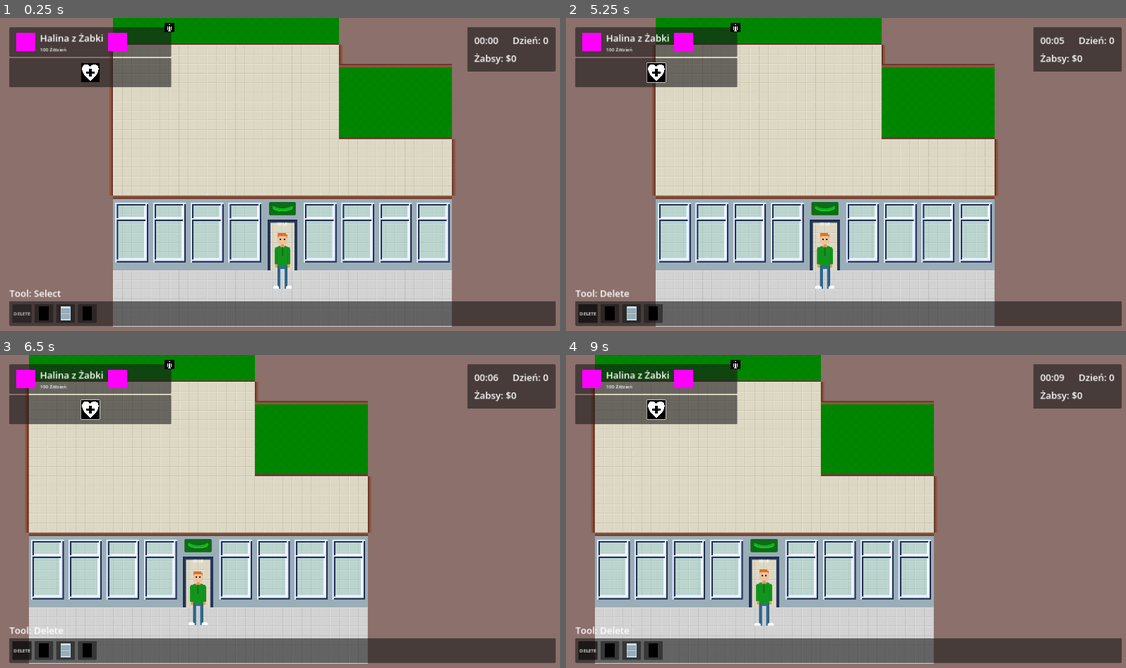
Above: before the commit, frames 1-4 (two rows, left to right).
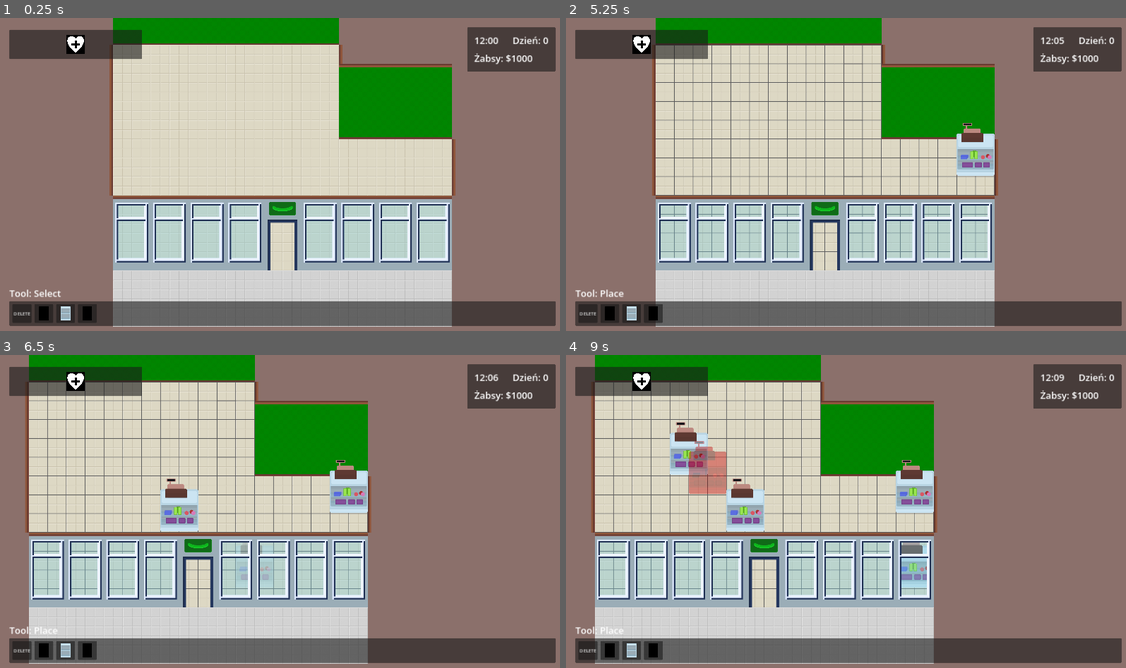
Above: after the commit, the same moments.

Repository: baransu/krakjam2024
Game: Godot game, scene res://game.tscn
Two runs of this game, one before a commit and one after it. Both use one fixed random seed, a clock stepped at 60 frames per second and the inputs below.
Inputs (mouse positions are in pixels of both pictures, inside the frame that each line leads up to; where the layout moved, square brackets give the same spot in the first picture):
- Up to frame 1 (0.25 s): no input
- Up to frame 2 (5.25 s): click (644, 43) at 0.52 s; click (700, 43) [734, 27] at 1.25 s; click (655, 71) at 2.02 s; click (610, 312) at 2.75 s; click (633, 312) at 3.5 s; click (655, 312) at 4.25 s; tap Enter at 5 s; move the mouse to (974, 161) at 5.02 s; hold D (move_right) from 5.03 s (still down); click (974, 161) at 5.17 s
- Up to frame 3 (6.5 s): release D (move_right) at 5.75 s; drag from (168, 530) to (252, 577) at 5.77 s
- Up to frame 4 (9 s): move the mouse to (907, 442) at 6.52 s; hold D (move_right) 6.53-7.25 s; click (907, 442) at 6.67 s; drag from (818, 577) to (678, 464) at 7.27 s; move the mouse to (1019, 561) at 8.02 s; hold A (move_left) 8.03-8.75 s; click (1019, 561) at 8.17 s; drag from (678, 464) to (762, 514) at 8.77 s

The runs differ from the first frame. In frame 1, 4.7% of the frame differs, in the area x 1-96%, y 1-87%; in frame 2, 8.2%; in frame 3, 8.7%; in frame 4, 11%, in the area x 1-96%, y 1-90%.

Commit message:
feat: fire/hire

Diff:
--- a/HUD.gd
+++ b/HUD.gd
@@ -4,15 +4,38 @@
 @onready var money_label: Label = %MoneyLabel
 @onready var time_label: Label = %TimeLabel
 @onready var day_label: Label = %DayLabel
+@onready var hire_button: Button = %HireButton
+@onready var staff_container: Container = %StaffContainer
+@onready var hire_panel: Panel = %HirePanel
+
+@export var staff_panel_scene: PackedScene
+
+var max_staff = 3
+var hire_cost = 100
+@export var staff_list: Array[StaffRes] = []
 
 
 func _ready():
+	hire_button.pressed.connect(on_hire)
 	GameState.tool_changed.connect(update_tool_ui)
 	GameState.money_changed.connect(update_money_ui)
 	GameState.seconds_elapsed_changed.connect(update_time_ui)
+	GameState.staff_changed.connect(update_staff_ui)
 	update_tool_ui()
 	update_money_ui(0)
 	update_time_ui()
+	update_staff_ui()
+
+
+func on_hire() -> void:
+	var staff_members = get_tree().get_nodes_in_group("staff")
+	if staff_members.size() >= max_staff:
+		return
+
+	var spawner = get_tree().get_first_node_in_group("staff_spawner")
+	staff_list.shuffle()
+	var res = staff_list[0]
+	spawner.spawn_staff(res)
 
 
 func update_tool_ui() -> void:
@@ -36,6 +59,28 @@
 	day_label.text = "Dzień: " + str(floori(GameState.seconds_elapsed / (60.0 * 24)))
 
 
+func update_staff_ui() -> void:
+	var staff_members = get_tree().get_nodes_in_group("staff")
+
+	for child in staff_container.get_children():
+		child.queue_free()
+
+	for staff_member in staff_members:
+		var staff_panel: StaffPanel = staff_panel_scene.instantiate()
+		staff_container.add_child(staff_panel)
+		staff_panel.set_staff_member(staff_member)
+
+	if staff_members.size() >= max_staff || staff_list.size() == 0:
+		hire_panel.hide()
+	else:
+		hire_panel.show()
+
+	if GameState.money < hire_cost:
+		hire_button.disabled = true
+	else:
+		hire_button.disabled = false
+
+
 func format_seconds_elapsed(seconds_elapsed: int) -> String:
 	var seconds = seconds_elapsed % 60
 	var s = str(seconds)
--- a/buildings/checkout.tscn
+++ b/buildings/checkout.tscn
@@ -13,10 +13,8 @@
 
 [node name="Checkout" type="Node2D"]
 script = ExtResource("1_16yyo")
-max_wait_time = null
 select_material = ExtResource("2_pgep5")
 type = 1
-product = null
 
 [node name="Sprite2D" type="Sprite2D" parent="."]
 position = Vector2(32, -61.5)
--- a/buildings/hotdog.tscn
+++ b/buildings/hotdog.tscn
@@ -13,7 +13,6 @@
 
 [node name="Hotdog" type="Node2D"]
 script = ExtResource("1_w5bch")
-max_wait_time = null
 select_material = ExtResource("2_sq4ic")
 type = 1
 product = 2
--- a/buildings/shelf.tscn
+++ b/buildings/shelf.tscn
@@ -17,7 +17,6 @@
 [node name="Shelf" type="Node2D"]
 script = ExtResource("1_xkxnk")
 select_material = ExtResource("2_jfjot")
-type = null
 product = 1
 
 [node name="Sprite2D" type="Sprite2D" parent="."]
--- a/customer.gd
+++ b/customer.gd
@@ -6,7 +6,7 @@
 @onready var nav_agent: NavigationAgent2D = $NavigationAgent2D
 @onready var state_label: Label = $StateLabel
 @onready var product_sprite: Sprite2D = $ProductSprite
-@export var movement_speed: float = 100.0
+@export var movement_speed: float = 200.0
 
 var target: Building
 var target_type: Building.Type = Building.Type.CHECKOUT
--- a/customer.tscn
+++ b/customer.tscn
@@ -73,7 +73,6 @@
 collision_layer = 3
 collision_mask = 3
 script = ExtResource("1_28mxv")
-movement_speed = 300.0
 
 [node name="Sprite2D" type="Sprite2D" parent="."]
 position = Vector2(0, -98)
--- a/customer_spawn.gd
+++ b/customer_spawn.gd
@@ -19,7 +19,13 @@
 
 
 func spawn_customer() -> void:
-	if count > 0 && GameState.buildings.size() > 0:
+	var staff_count = get_tree().get_nodes_in_group("staff").size()
+	if (
+		count > 0
+		&& GameState.buildings.size() > 0
+		&& GameState.get_checkout_for_customer() != null
+		&& staff_count > 0
+	):
 		var customer: Customer = customer_scene.instantiate()
 		var pos = get_spawn_point()
 		customer.global_position = pos
--- a/game_state.gd
+++ b/game_state.gd
@@ -7,17 +7,18 @@
 signal customer_left
 signal seconds_elapsed_changed
 signal money_changed(int)
+signal staff_changed
 
 var selected: Building
 var buildings: Array[Building] = []
 
 var buildable: Buildable
-var seconds_elapsed := 0
+var seconds_elapsed := 12 * 60  # noon
 
 enum Tool { PLACE, DELETE, SELECT }
 
 var tool: Tool = Tool.SELECT
-var money = 0
+var money = 1000
 
 
 func _ready() -> void:
@@ -43,9 +44,6 @@
 func _unhandled_key_input(event):
 	if event.is_action_pressed("ui_cancel"):
 		reset_tool()
-
-	if event.is_action_pressed("tool_delete"):
-		delete_tool()
 
 
 func reset_tool() -> void:
--- a/hud.tscn
+++ b/hud.tscn
@@ -6,11 +6,19 @@
 [ext_resource type="PackedScene" uid="uid://cp8lvkxf3u6ng" path="res://ui/staff_panel.tscn" id="2_j5xho"]
 [ext_resource type="Script" path="res://ui/building_button.gd" id="2_kir6n"]
 [ext_resource type="Texture2D" uid="uid://dli5mvbw25gux" path="res://art/Sprite-0001.png" id="2_mnqpg"]
+[ext_resource type="Script" path="res://staff_res.gd" id="3_kckky"]
 [ext_resource type="Script" path="res://ui/delete_button.gd" id="3_q3tk0"]
 [ext_resource type="Resource" uid="uid://cx1bj3sfwh4y7" path="res://buildings/shelf_res.tres" id="4_70qfo"]
+[ext_resource type="Texture2D" uid="uid://cfbxp6iqj3qra" path="res://art/Sprite-0007-2.png" id="4_begqd"]
 [ext_resource type="Resource" uid="uid://cygl2nish317r" path="res://buildings/hotdog_res.tres" id="4_jk0rg"]
 [ext_resource type="Resource" uid="uid://cd5kajlna4w82" path="res://buildings/checkout_res.tres" id="6_iqtfk"]
 
+[sub_resource type="Resource" id="Resource_4bkkg"]
+script = ExtResource("3_kckky")
+texture = ExtResource("4_begqd")
+name = "Robert"
+wage = 10
+
 [sub_resource type="LabelSettings" id="LabelSettings_s7rcm"]
 font_size = 32
 
@@ -25,6 +33,8 @@
 
 [node name="HUD" type="CanvasLayer"]
 script = ExtResource("1_dqttv")
+staff_panel_scene = ExtResource("2_j5xho")
+staff_list = Array[ExtResource("3_kckky")]([SubResource("Resource_4bkkg")])
 
 [node name="MarginContainer" type="MarginContainer" parent="."]
 anchors_preset = 15
@@ -46,12 +56,22 @@
 
 [node name="VBoxContainer" type="VBoxContainer" parent="MarginContainer/VBoxContainer/HBoxContainer2"]
 layout_mode = 2
-
-[node name="StaffPanel" parent="MarginContainer/VBoxContainer/HBoxContainer2/VBoxContainer" instance=ExtResource("2_j5xho")]
+theme_override_constants/separation = 8
+
+[node name="StaffContainer" type="VBoxContainer" parent="MarginContainer/VBoxContainer/HBoxContainer2/VBoxContainer"]
+unique_name_in_owner = true
+layout_mode = 2
+theme_override_constants/separation = 8
+
+[node name="StaffPanel" parent="MarginContainer/VBoxContainer/HBoxContainer2/VBoxContainer/StaffContainer" instance=ExtResource("2_j5xho")]
+layout_mode = 2
+
+[node name="StaffPanel2" parent="MarginContainer/VBoxContainer/HBoxContainer2/VBoxContainer/StaffContainer" instance=ExtResource("2_j5xho")]
 layout_mode = 2
 
 [node name="HirePanel" type="Panel" parent="MarginContainer/VBoxContainer/HBoxContainer2/VBoxContainer"]
-custom_minimum_size = Vector2(400, 100)
+unique_name_in_owner = true
+custom_minimum_size = Vector2(450, 100)
 layout_mode = 2
 
 [node name="MarginContainer" type="MarginContainer" parent="MarginContainer/VBoxContainer/HBoxContainer2/VBoxContainer/HirePanel"]
@@ -66,14 +86,14 @@
 theme_override_constants/margin_right = 24
 theme_override_constants/margin_bottom = 24
 
-[node name="HideButton" type="Button" parent="MarginContainer/VBoxContainer/HBoxContainer2/VBoxContainer/HirePanel/MarginContainer"]
+[node name="HireButton" type="Button" parent="MarginContainer/VBoxContainer/HBoxContainer2/VBoxContainer/HirePanel/MarginContainer"]
 unique_name_in_owner = true
 custom_minimum_size = Vector2(64, 64)
 layout_mode = 2
 size_flags_horizontal = 4
 size_flags_vertical = 4
 
-[node name="TextureRect" type="TextureRect" parent="MarginContainer/VBoxContainer/HBoxContainer2/VBoxContainer/HirePanel/MarginContainer/HideButton"]
+[node name="TextureRect" type="TextureRect" parent="MarginContainer/VBoxContainer/HBoxContainer2/VBoxContainer/HirePanel/MarginContainer/HireButton"]
 layout_mode = 1
 anchors_preset = 15
 anchor_right = 1.0
--- a/level.tscn
+++ b/level.tscn
@@ -2128,7 +2128,7 @@
 [node name="Marker2D4" type="Marker2D" parent="Dynamic/CustomerSpawn/SpawnPoints"]
 position = Vector2(-448, 0)
 
-[node name="StaffSpawner" type="Marker2D" parent="Dynamic"]
+[node name="StaffSpawner" type="Marker2D" parent="Dynamic" groups=["staff_spawner"]]
 y_sort_enabled = true
 position = Vector2(0, 384)
 script = ExtResource("8_sipmc")
--- a/project.godot
+++ b/project.godot
@@ -27,11 +27,6 @@
 
 [input]
 
-tool_delete={
-"deadzone": 0.5,
-"events": [Object(InputEventKey,"resource_local_to_scene":false,"resource_name":"","device":0,"window_id":0,"alt_pressed":false,"shift_pressed":false,"ctrl_pressed":false,"meta_pressed":false,"pressed":false,"keycode":0,"physical_keycode":68,"key_label":0,"unicode":0,"echo":false,"script":null)
-]
-}
 move_left={
 "deadzone": 0.5,
 "events": [Object(InputEventKey,"resource_local_to_scene":false,"resource_name":"","device":-1,"window_id":0,"alt_pressed":false,"shift_pressed":false,"ctrl_pressed":false,"meta_pressed":false,"pressed":false,"keycode":0,"physical_keycode":65,"key_label":0,"unicode":97,"echo":false,"script":null)
--- a/staff.gd
+++ b/staff.gd
@@ -1,5 +1,7 @@
 class_name Staff
 extends CharacterBody2D
+
+signal state_changed
 
 @onready var anim_player: AnimationPlayer = $AnimationPlayer
 @onready var nav_agent: NavigationAgent2D = $NavigationAgent2D
@@ -7,10 +9,12 @@
 @export var movement_speed: float = 100.0
 @onready var state_label: Label = $StateLabel
 @export var smoke_time := 15.0
+@onready var sprite: Sprite2D = $Sprite2D
 
 enum State { IDLE, REFILL, CHECKOUT, HOTDOG, SMOKE }
 var state = State.CHECKOUT
 var target: Building
+var staff_res: StaffRes
 
 
 func _ready() -> void:
@@ -110,6 +114,7 @@
 		target.staff_left()
 
 	state = next_state
+	state_changed.emit()
 	match state:
 		State.IDLE:
 			state_label.text = "IDLE"
@@ -135,3 +140,8 @@
 	anim_player.play("hotdog")
 	await get_tree().create_timer(anim_player.current_animation_length).timeout
 	change_state(Staff.State.CHECKOUT)
+
+
+func set_res(res: StaffRes) -> void:
+	staff_res = res
+	sprite.texture = res.texture
--- /dev/null
+++ b/staff_res.gd
@@ -0,0 +1,7 @@
+class_name StaffRes
+extends Resource
+
+@export var texture: Texture2D
+@export var name: String = "Robert"
+@export var wage := 10
+@export var avatar: Texture2D
--- a/staff_spawner.gd
+++ b/staff_spawner.gd
@@ -4,7 +4,9 @@
 @export var staff_scene: PackedScene
 
 
-func _ready():
+func spawn_staff(staff_res: StaffRes) -> void:
 	var staff = staff_scene.instantiate()
 	add_child(staff)
 	staff.global_position = global_position
+	staff.set_res(staff_res)
+	GameState.staff_changed.emit()
--- /dev/null
+++ b/ui/staff_panel.gd
@@ -0,0 +1,32 @@
+class_name StaffPanel
+extends Panel
+
+@onready var avatar: TextureRect = %Avatar
+@onready var name_label: Label = %Name
+@onready var wage_label: Label = %Wage
+@onready var fire_button: Button = %FireButton
+
+var staff: Staff
+
+
+func _ready() -> void:
+	fire_button.pressed.connect(on_fire)
+
+
+func on_fire() -> void:
+	staff.queue_free()
+	await get_tree().create_timer(0.01).timeout
+	GameState.staff_changed.emit()
+
+
+func set_staff_member(s: Staff):
+	staff = s
+	avatar.texture = staff.staff_res.avatar
+	name_label.text = staff.staff_res.name
+	wage_label.text = str(staff.staff_res.wage) + " Ż/h"
+	staff.state_changed.connect(on_state_changed)
+
+
+func on_state_changed() -> void:
+	# todo: update state icon and stuff
+	pass
--- a/ui/staff_panel.tscn
+++ b/ui/staff_panel.tscn
@@ -1,6 +1,7 @@
-[gd_scene load_steps=6 format=3 uid="uid://cp8lvkxf3u6ng"]
+[gd_scene load_steps=7 format=3 uid="uid://cp8lvkxf3u6ng"]
 
 [ext_resource type="Texture2D" uid="uid://ch4x5rl6lj8t4" path="res://art/trash-can.png" id="1_jjvmt"]
+[ext_resource type="Script" path="res://ui/staff_panel.gd" id="1_l6yho"]
 
 [sub_resource type="PlaceholderTexture2D" id="PlaceholderTexture2D_h2asx"]
 size = Vector2(64, 64)
@@ -14,7 +15,56 @@
 size = Vector2(64, 64)
 
 [node name="StaffPanel" type="Panel"]
-custom_minimum_size = Vector2(550, 100)
+custom_minimum_size = Vector2(450, 100)
+mouse_filter = 1
+script = ExtResource("1_l6yho")
+
+[node name="MarginContainer" type="MarginContainer" parent="."]
+layout_mode = 1
+anchors_preset = 15
+anchor_right = 1.0
+anchor_bottom = 1.0
+offset_top = -10.0
+offset_bottom = 10.0
+grow_horizontal = 2
+grow_vertical = 2
+theme_override_constants/margin_left = 24
+theme_override_constants/margin_top = 24
+theme_override_constants/margin_right = 24
+theme_override_constants/margin_bottom = 24
+
+[node name="HBoxContainer" type="HBoxContainer" parent="MarginContainer"]
+layout_mode = 2
+theme_override_constants/separation = 16
+
+[node name="Avatar" type="TextureRect" parent="MarginContainer/HBoxContainer"]
+unique_name_in_owner = true
+layout_mode = 2
+size_flags_horizontal = 0
+size_flags_vertical = 4
+texture = SubResource("PlaceholderTexture2D_h2asx")
+
+[node name="VBoxContainer" type="VBoxContainer" parent="MarginContainer/HBoxContainer"]
+layout_mode = 2
+
+[node name="Name" type="Label" parent="MarginContainer/HBoxContainer/VBoxContainer"]
+unique_name_in_owner = true
+layout_mode = 2
+text = "Halina z Żabki"
+label_settings = SubResource("LabelSettings_2e0bj")
+
+[node name="Wage" type="Label" parent="MarginContainer/HBoxContainer/VBoxContainer"]
+unique_name_in_owner = true
+layout_mode = 2
+text = "100 Ż/dzień"
+label_settings = SubResource("LabelSettings_gil2u")
+
+[node name="TextureRect2" type="TextureRect" parent="MarginContainer/HBoxContainer"]
+custom_minimum_size = Vector2(64, 64)
+layout_mode = 2
+size_flags_horizontal = 4
+size_flags_vertical = 4
+texture = SubResource("PlaceholderTexture2D_fnp7i")
 
 [node name="FireButton" type="Button" parent="."]
 unique_name_in_owner = true
@@ -23,10 +73,10 @@
 anchors_preset = 1
 anchor_left = 1.0
 anchor_right = 1.0
-offset_left = -22.0
-offset_top = -16.0
-offset_right = 10.0
-offset_bottom = 16.0
+offset_left = -38.0
+offset_top = 32.0
+offset_right = -6.0
+offset_bottom = 64.0
 grow_horizontal = 0
 size_flags_horizontal = 6
 size_flags_vertical = 4
@@ -41,45 +91,3 @@
 grow_vertical = 2
 texture = ExtResource("1_jjvmt")
 expand_mode = 3
-
-[node name="MarginContainer" type="MarginContainer" parent="."]
-layout_mode = 1
-anchors_preset = 15
-anchor_right = 1.0
-anchor_bottom = 1.0
-grow_horizontal = 2
-grow_vertical = 2
-theme_override_constants/margin_left = 24
-theme_override_constants/margin_top = 24
-theme_override_constants/margin_right = 24
-theme_override_constants/margin_bottom = 24
-
-[node name="HBoxContainer" type="HBoxContainer" parent="MarginContainer"]
-layout_mode = 2
-theme_override_constants/separation = 16
-
-[node name="TextureRect" type="TextureRect" parent="MarginContainer/HBoxContainer"]
-layout_mode = 2
-size_flags_horizontal = 0
-size_flags_vertical = 4
-texture = SubResource("PlaceholderTexture2D_h2asx")
-
-[node name="VBoxContainer" type="VBoxContainer" parent="MarginContainer/HBoxContainer"]
-layout_mode = 2
-
-[node name="Name" type="Label" parent="MarginContainer/HBoxContainer/VBoxContainer"]
-layout_mode = 2
-text = "Halina z Żabki"
-label_settings = SubResource("LabelSettings_2e0bj")
-
-[node name="Rate" type="Label" parent="MarginContainer/HBoxContainer/VBoxContainer"]
-layout_mode = 2
-text = "100 Ż/dzień"
-label_settings = SubResource("LabelSettings_gil2u")
-
-[node name="TextureRect2" type="TextureRect" parent="MarginContainer/HBoxContainer"]
-custom_minimum_size = Vector2(64, 64)
-layout_mode = 2
-size_flags_horizontal = 4
-size_flags_vertical = 4
-texture = SubResource("PlaceholderTexture2D_fnp7i")
Not shown: 1 places in hud.tscn that only renumber resources
